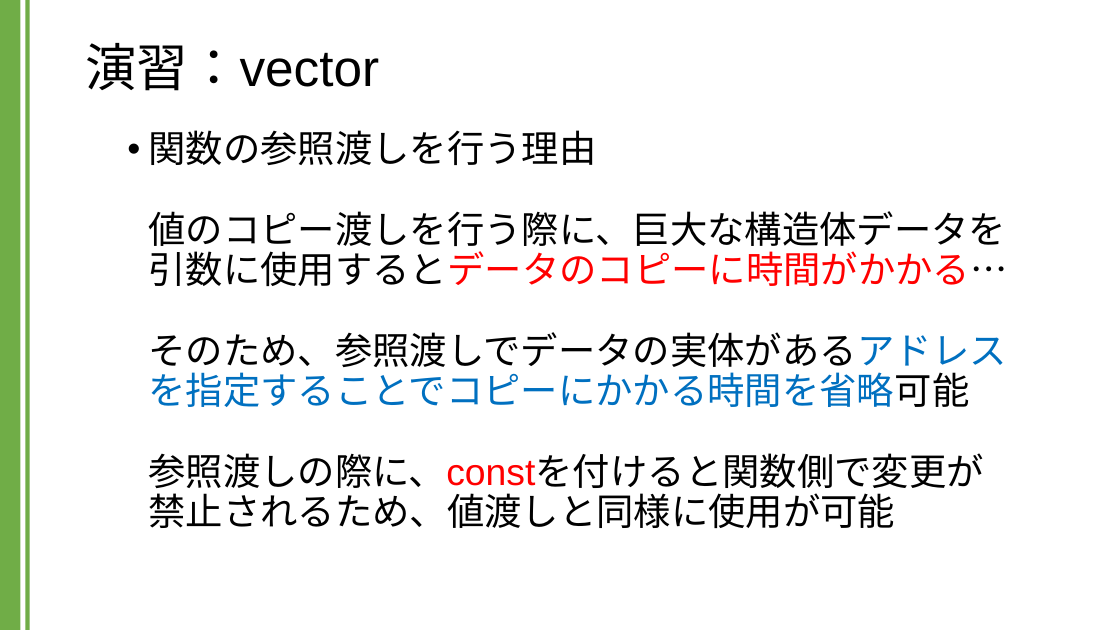
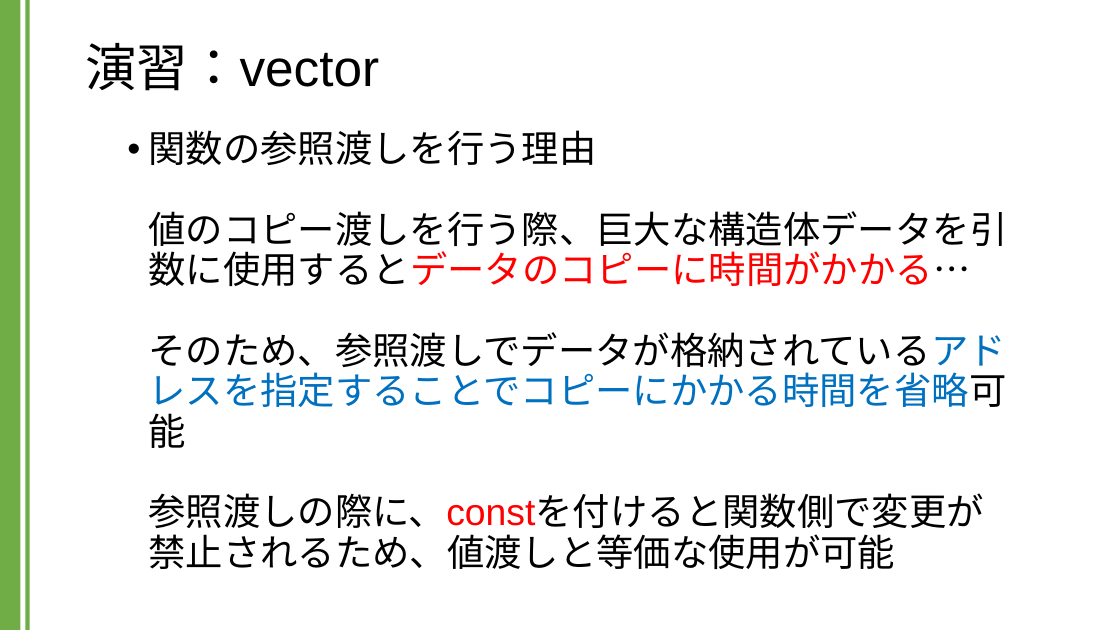
Before and after one commit to kic-murata/cpp2024, a slide deck: slide 14 of 授業資料/演習課題：vector.pptx. Drawn at 1120x630 pixels with LibreOffice and Linux fonts; fonts in the diff are those of the drawing. Boxes give left, top, right and bottom in pixels: in the first picture for what was removed or moved away, otherwise in the second. Text is boxed around its words. In the diff, an @@ line names an element or a change of style, - is before the commit and + after.

```diff
--- a/授業資料/演習課題：vector.pptx
+++ b/授業資料/演習課題：vector.pptx
@@ text at box(148, 130, 1007, 569): text changed @@
-  • 関数の参照渡しを行う理由
-    値のコピー渡しを行う際に、巨大な構造体データを引数に使用するとデータのコピーに時間がかかる…
-    そのため、参照渡しでデータの実体があるアドレスを指定することでコピーにかかる時間を省略可能
-    参照渡しの際に、constを付けると関数側で変更が
-    禁止されるため、値渡しと同様に使用が可能
+  • 関数の参照渡しを行う理由
+    値のコピー渡しを行う際、巨大な構造体データを引数に使用するとデータのコピーに時間がかかる…
+    そのため、参照渡しでデータが格納されているアドレスを指定することでコピーにかかる時間を省略可能
+    参照渡しの際に、constを付けると関数側で変更が
+    禁止されるため、値渡しと等価な使用が可能
```
Also in this commit, not shown: 4 other slides changed.
